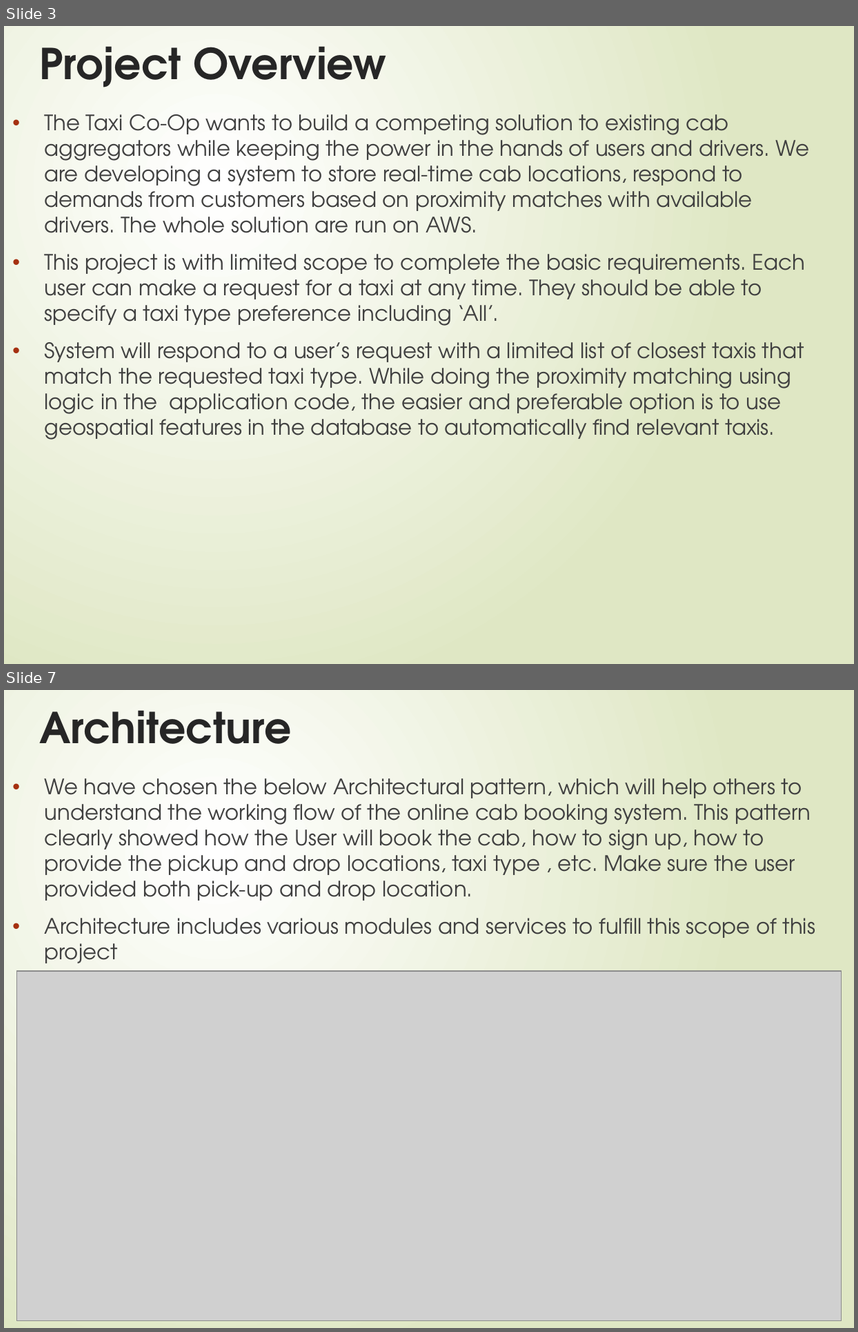
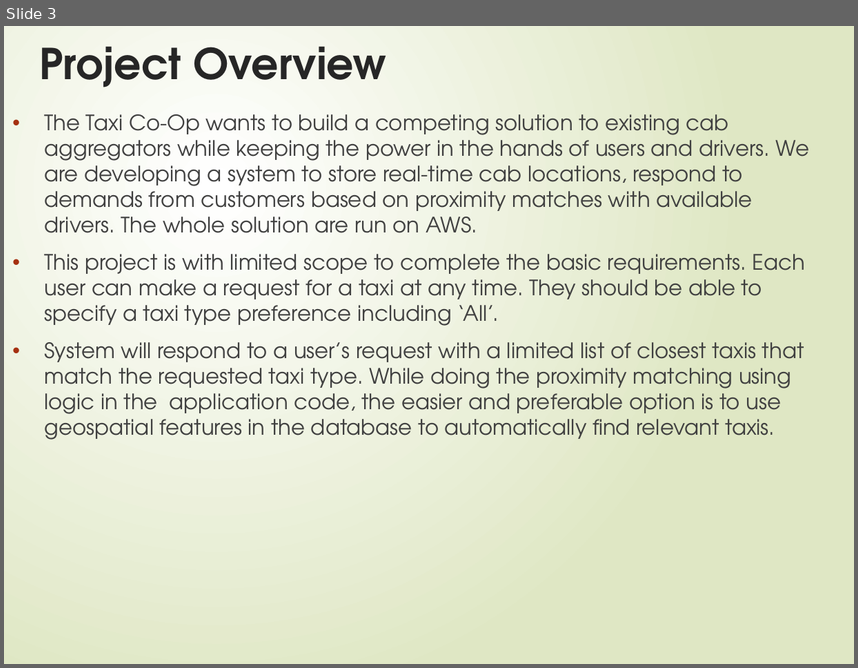
Before and after one commit to smitagarg1/Taxi-Agg_Final-Submission, a slide deck: GLTaxiAgg-BookingandTracking System.pptx. Shown one above the other, each under a label of ours: slides 3 and 7 before the commit, slide 3 after it; the slides between them are not shown. The pictures are 858x1332 and 858x668 pixels, drawn with LibreOffice and Linux fonts; fonts in the diff are those of the drawing; grey boxes stand for pictures. Boxes give left, top, right and bottom in pixels: in the first picture for what was removed or moved away, otherwise in the second. Text is boxed around its words. In the diff, an @@ line names an element or a change of style, - is before the commit and + after.

```diff
--- a/GLTaxiAgg-BookingandTracking System.pptx
+++ b/GLTaxiAgg-BookingandTracking System.pptx
@@ slide 7 removed at (x1=4, y1=690, x2=854, y2=1328), background gradient #FFFFFF to #DFE8C4 @@
@@ title removed at (x1=39, y1=710, x2=291, y2=744) @@
-Architecture
@@ text removed at (x1=45, y1=778, x2=815, y2=963) @@
-• We have chosen the below Architectural pattern, which will help others to understand the working flow of the online cab booking system. This pattern clearly showed how the User will book the cab, how to sign up, how to provide the pickup and drop locations, taxi type , etc. Make sure the user provided both pick-up and drop location.
-• Architecture includes various modules and services to fulfill this scope of this project
@@ picture removed at (x1=16, y1=971, x2=842, y2=1320) @@
```
Also in this commit, not shown: 8 slides changed, 4 slides added, 13 other slides removed, 2 other files.
